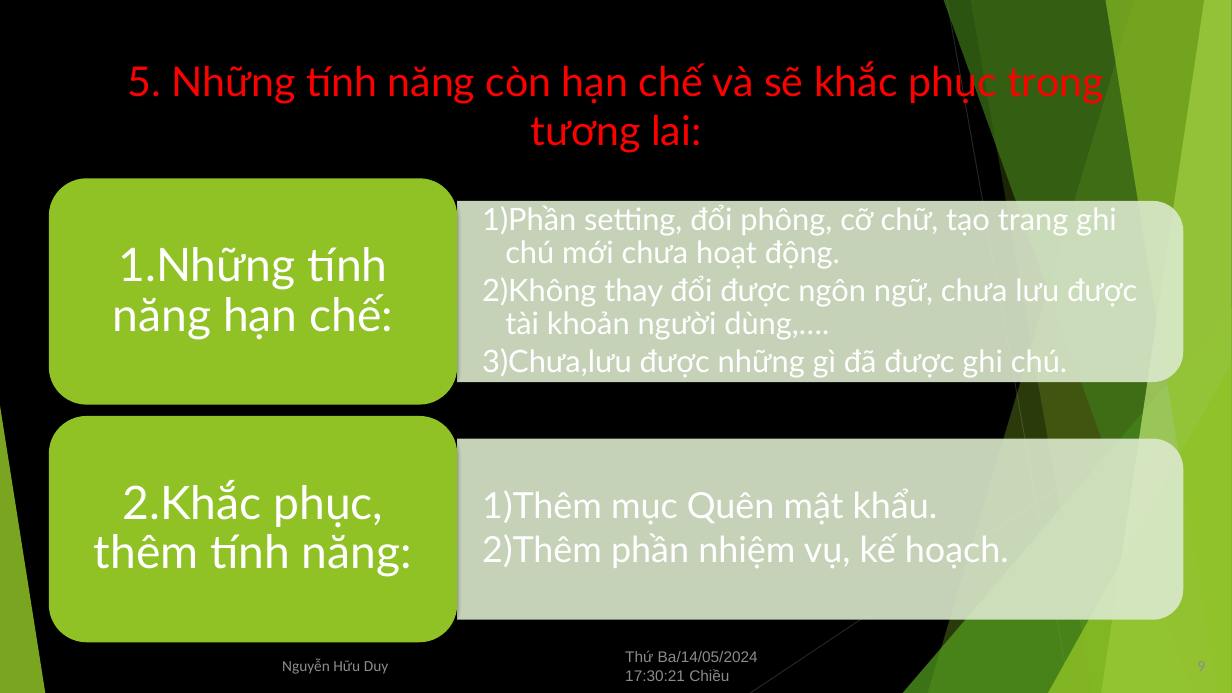
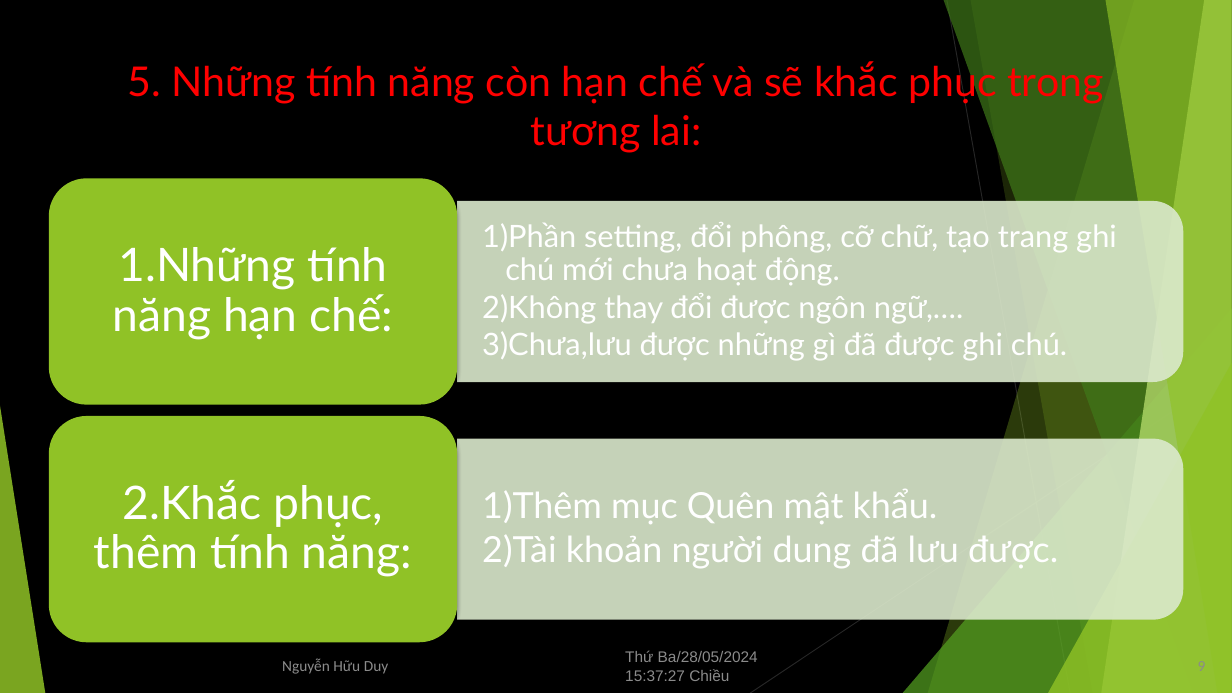
Before and after one commit to GreenSystemDuy08/TL-C4K-PTI01, a slide deck: slide 9 of PTI/SPCK/Thuyết trình.pptx. Drawn at 1232x693 pixels with LibreOffice and Linux fonts; fonts in the diff are those of the drawing. Boxes give left, top, right and bottom in pixels: in the first picture for what was removed or moved away, otherwise in the second. Text is boxed around its words. In the diff, an @@ line names an element or a change of style, - is before the commit and + after.

```diff
--- a/PTI/SPCK/Thuyết trình.pptx
+++ b/PTI/SPCK/Thuyết trình.pptx
@@ text at <box>482,293,963,324</box>: text changed @@
-  2) Không thay đổi được ngôn ngữ, chưa lưu được tài khoản người dùng,….
+  2) Không thay đổi được ngôn ngữ,….
@@ text at <box>482,535,1058,568</box>: text changed @@
-  2) Thêm phần nhiệm vụ, kế hoạch.
+  2) Tài khoản người dung đã lưu được.
@@ text at <box>625,650,758,681</box>: text changed @@
-Thứ Ba/14/05/2024 17:30:21 Chiều
+Thứ Ba/28/05/2024 15:37:27 Chiều
```
Also in this commit, not shown: 10 other slides changed, 5 other files.
